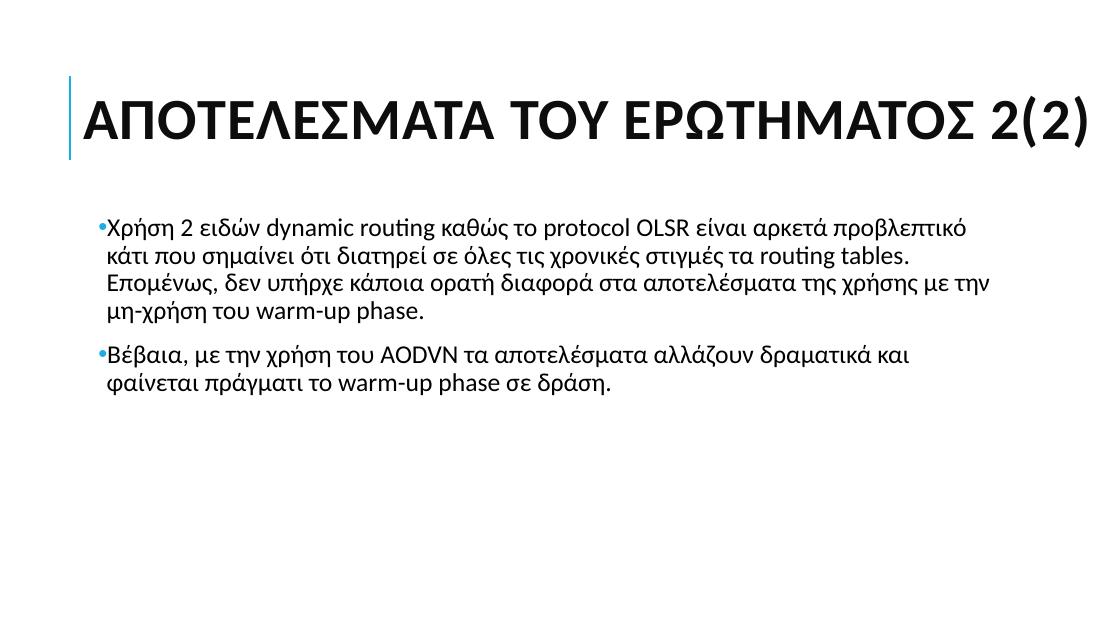
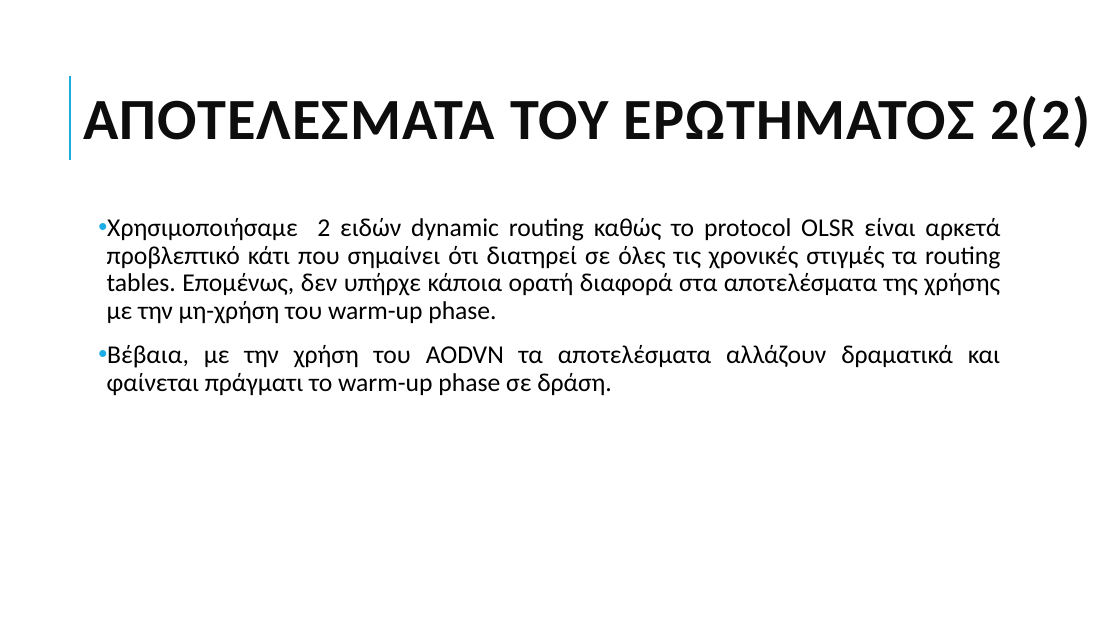
Before and after one commit to grgmyl/Ns3Project, a slide deck: slide 12 of Presentations/Ns-3_presentation_F.pptx (slide 11 before the commit). Drawn at 1120x630 pixels with LibreOffice and Linux fonts; fonts in the diff are those of the drawing. Boxes give left, top, right and bottom in pixels: in the first picture for what was removed or moved away, otherwise in the second. Text is boxed around its words. In the diff, an @@ line names an element or a change of style, - is before the commit and + after.

Commit message:
ΑΛΛΑΓΕΣ.done
διορθωσα καποια συντακτικα λαθη και εβαλα καποια σκριν τα υπολοιπα μετα την προπ.επισης ισως αλλαξουμε λιγο τους τιτλους στις διαφανειες? δεν ξερω αν μου αρεσουν   τα πχ "ΔΕΔΟΜΕΝΑ ΤΟΥ ΕΡΩΤΗΜΑΤΟΣ" "ΑΠΟΤΕΛΕΣΜΑΤΑ ΤΟΥ ΕΡΩΤΗΜΑΤΟΣ" αλλα απο την αλλη δεν ξερω και πως αλλιως να το κανουμε ,τεσπα we will talk

```diff
--- a/Presentations/Ns-3_presentation_F.pptx
+++ b/Presentations/Ns-3_presentation_F.pptx
@@ text at box(107, 218, 1000, 324): text changed @@
-• Χρήση 2 ειδών dynamic routing καθώς το protocol OLSR είναι αρκετά προβλεπτικό κάτι που σημαίνει ότι διατηρεί σε όλες τις χρονικές στιγμές τα routing tables. Επομένως, δεν υπήρχε κάποια ορατή διαφορά στα αποτελέσματα της χρήσης με την μη-χρήση του warm-up phase.
+• Χρησιμοποιήσαμε 2 ειδών dynamic routing καθώς το protocol OLSR είναι αρκετά προβλεπτικό κάτι που σημαίνει ότι διατηρεί σε όλες τις χρονικές στιγμές τα routing tables. Επομένως, δεν υπήρχε κάποια ορατή διαφορά στα αποτελέσματα της χρήσης με την μη-χρήση του warm-up phase.
@@ text at box(107, 345, 1000, 395): alignment left to justified @@
```
Also in this commit, not shown: 2 other slides changed, 1 slide added.
